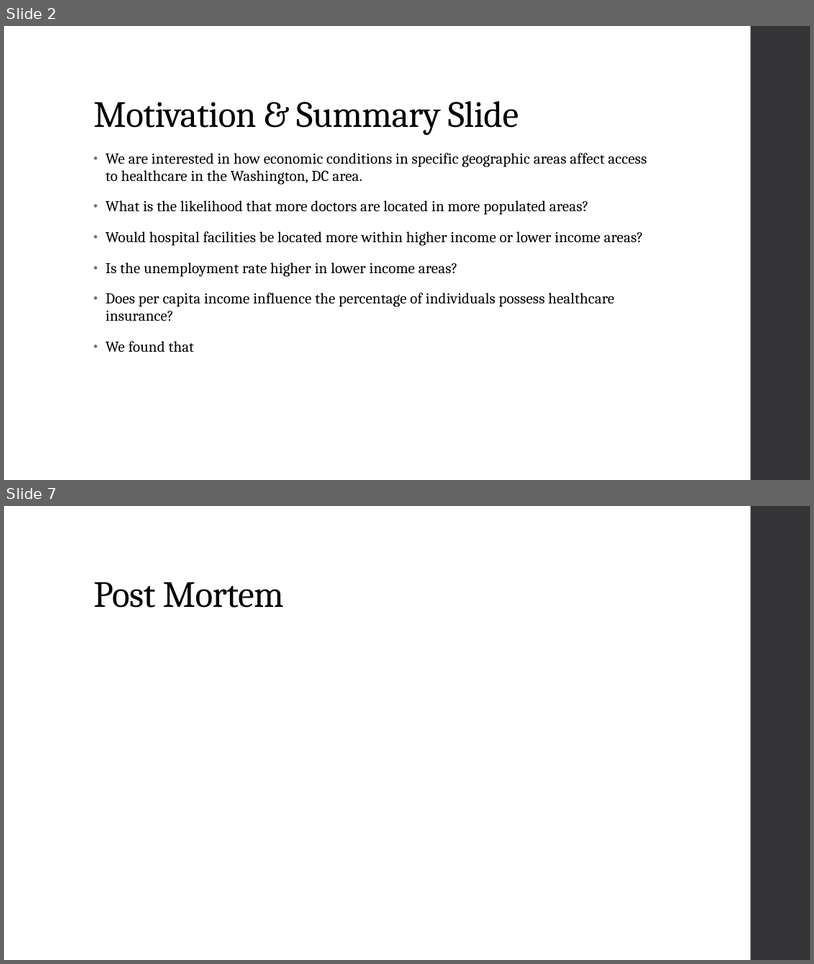
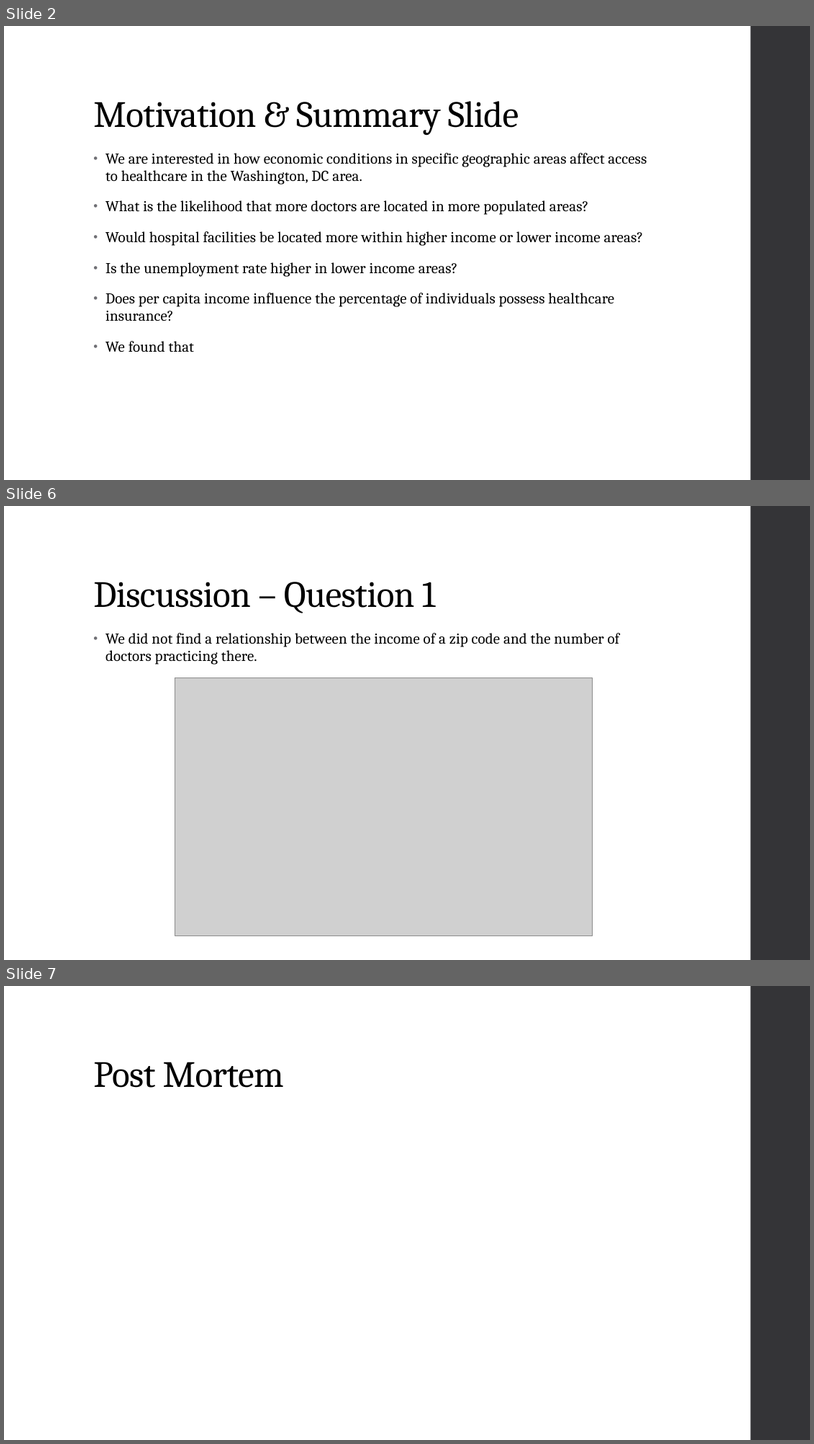
Before and after one commit to HeyMikeMarshall/DMV-HealthcarePy, a slide deck: DMV_Health_Care_Presentation.pptx. Shown one above the other, each under a label of ours: slides 2 and 7 before the commit, slides 2, 6 and 7 after it; the slides between them are not shown. The pictures are 814x964 and 814x1444 pixels, drawn with LibreOffice and Linux fonts; fonts in the diff are those of the drawing; grey boxes stand for pictures; background and template pictures are left out. Boxes give left, top, right and bottom in pixels: in the first picture for what was removed or moved away, otherwise in the second. Text is boxed around its words. In the diff, an @@ line names an element or a change of style, - is before the commit and + after.

```diff
--- a/DMV_Health_Care_Presentation.pptx
+++ b/DMV_Health_Care_Presentation.pptx
@@ slide 6 added at bbox=[4, 506, 810, 960], background picture (left out); not listed: 1 template element that a slide beside it also shows @@
@@ title added at bbox=[93, 582, 436, 613], 44 pt, text #000000 @@
+Discussion – Question 1
@@ text added at bbox=[106, 633, 620, 664], 18 pt, text #000000 @@
+• We did not find a relationship between the income of a zip code and the number of doctors practicing there.
@@ picture added at bbox=[175, 677, 593, 936] @@
```
Also in this commit, not shown: 2 slides changed, 1 other slide added, 2 slides removed, 2 other files.
